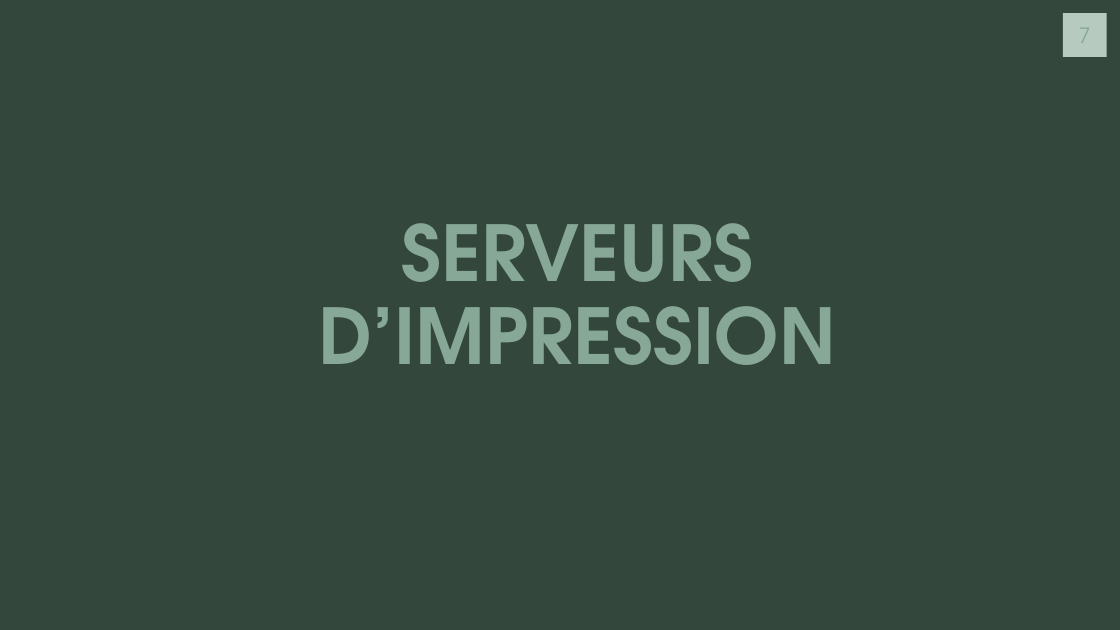
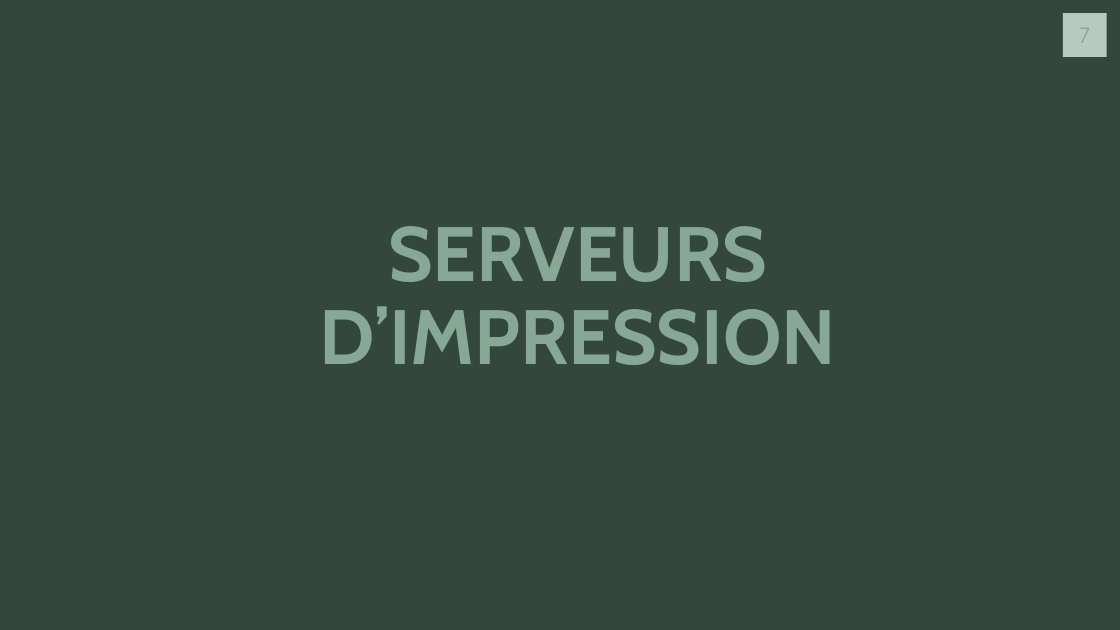
Before and after one commit to J0rg321/Serveur_Fichiers_ICT-123, a slide deck: slide 7 of SERVEUR ET FICHIERS D’IMPRESSION.pptx. Drawn at 1120x630 pixels with LibreOffice and Linux fonts; fonts in the diff are those of the drawing. Boxes give left, top, right and bottom in pixels: in the first picture for what was removed or moved away, otherwise in the second. Text is boxed around its words. In the diff, an @@ line names an element or a change of style, - is before the commit and + after.

```diff
--- a/SERVEUR ET FICHIERS D’IMPRESSION.pptx
+++ b/SERVEUR ET FICHIERS D’IMPRESSION.pptx
@@ title "SERVEURS D’IMPRESSION" at (319,226,836,365): font TeX Gyre Adventor to Cabin @@
```
Also in this commit, not shown: 6 other slides changed.
